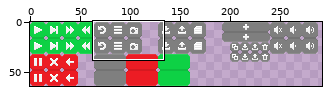
Two versions of one sprite sheet, img/buttons.png. The picture above shows the old version from afar; the outline marks the close-up.
Close-up. Before:
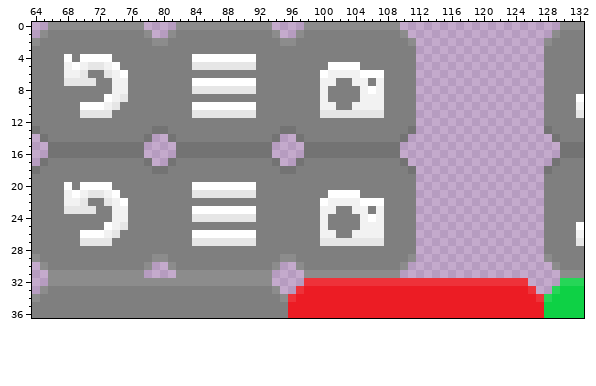
The file is 320x64 pixels. Shown: x 64..132, y 0..36. The wide view leaves out empty margins.
After the commit:
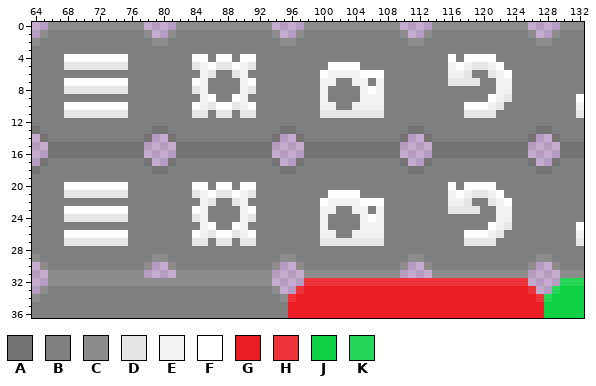
Palette (. is transparent): A #737373  B #7f7f7f  C #8c8c8c  D #e6e6e6  E #f2f2f2  F #ffffff  G #ec1c24  H #ee3239  J #0ed145  K #26d657
Diff:
Changed rows in their new state; - is an unchanged pixel.
first column x 68:
 0 ----------------------------------------------CCCCCCCCCCCC--
 1 ---------------------------------------------CBBBBBBBBBBBBC-
 2 --------------------------------------------CBBBBBBBBBBBBBBC
 3 --------------------------------------------BBBBBBBBBBBBBBBB
 4 -F----FF----------B--B----------------------BBBBFBFFFFBBBBBB
 5 DDD--DDD---------EF--FE---------------------BBBBEFEDDEFBBBBB
 6 BBB--BBB---------ED--DE---------------------BBBBEEDBBDEFBBBB
 7 FFFFFFFF---------EBBBBE---------------------BBBBDDDDBBEEBBBB
 8 DDDDDDDD---------EBBBBE---------------------BBBBBBBBBBEEBBBB
 9 -----BBB---------EF--FE---------------------BBBBBBBBBFEDBBBB
10 FF---FFF---------ED--DE---------------------BBBBBBFFFEDBBBBB
11 DD----DD----------B--B----------------------BBBBBBDDDDBBBBBB
12 --------------------------------------------BBBBBBBBBBBBBBBB
13 --------------------------------------------ABBBBBBBBBBBBBBA
14 ---------------------------------------------ABBBBBBBBBBBBA-
15 ----------------------------------------------AAAAAAAAAAAA--
16 ----------------------------------------------AAAAAAAAAAAA--
17 ---------------------------------------------ABBBBBBBBBBBBA-
18 --------------------------------------------ABBBBBBBBBBBBBBA
19 --------------------------------------------BBBBBBBBBBBBBBBB
20 -F----FF----------B--B----------------------BBBBFBFFFFBBBBBB
21 DDD--DDD---------EF--FE---------------------BBBBEFEDDEFBBBBB
22 BBB--BBB---------ED--DE---------------------BBBBEEDBBDEFBBBB
23 FFFFFFFF---------EBBBBE---------------------BBBBDDDDBBEEBBBB
24 DDDDDDDD---------EBBBBE---------------------BBBBBBBBBBEEBBBB
25 -----BBB---------EF--FE---------------------BBBBBBBBBFEDBBBB
26 FF---FFF---------ED--DE---------------------BBBBBBFFFEDBBBBB
27 DD----DD----------B--B----------------------BBBBBBDDDDBBBBBB
28 --------------------------------------------BBBBBBBBBBBBBBBB
29 --------------------------------------------CBBBBBBBBBBBBBBC
30 ---------------------------------------------CBBBBBBBBBBBBC-
31 ----------------------------------------------CCCCCCCCCCCC--
Changed places in both close-ups, as pixel boxes (x1, y1, x2, y2):
added: (416, 22, 544, 278)
changed: (64, 54, 128, 118)
changed: (200, 54, 248, 118)
changed: (64, 182, 128, 246)
changed: (200, 182, 248, 246)
